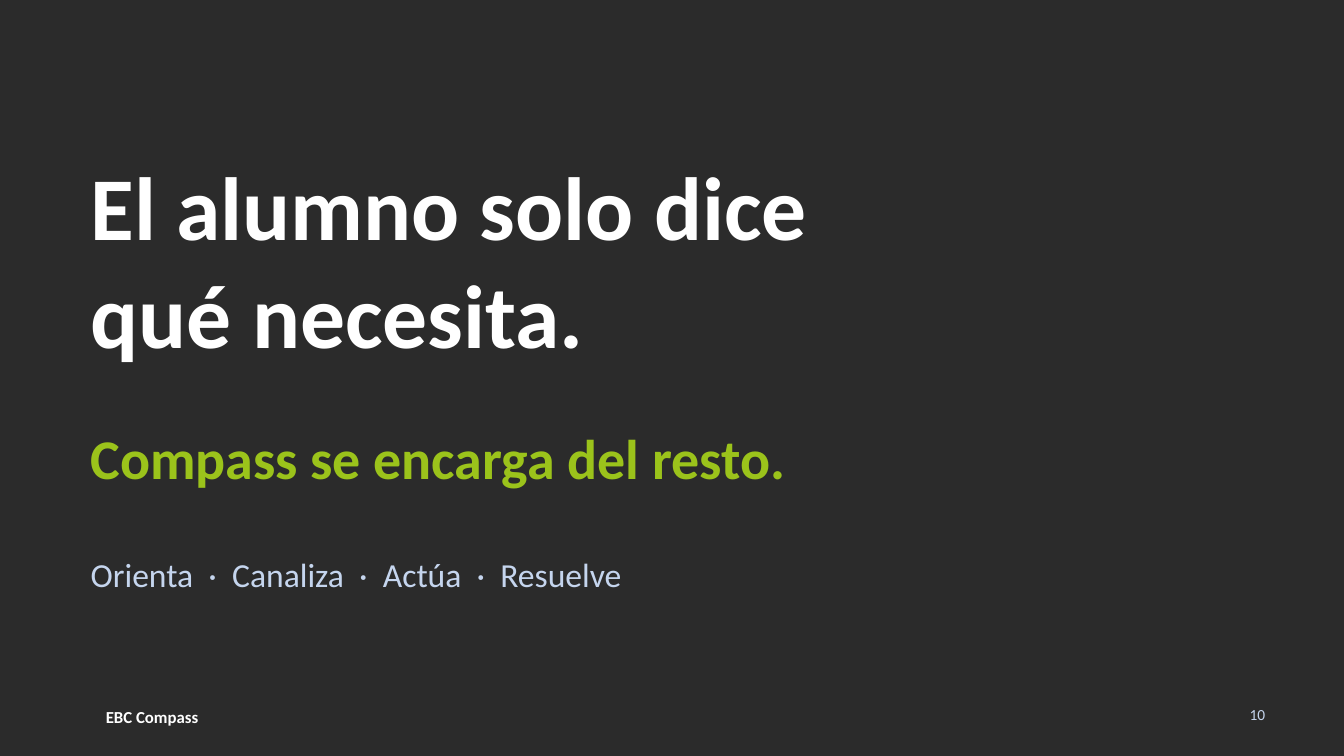
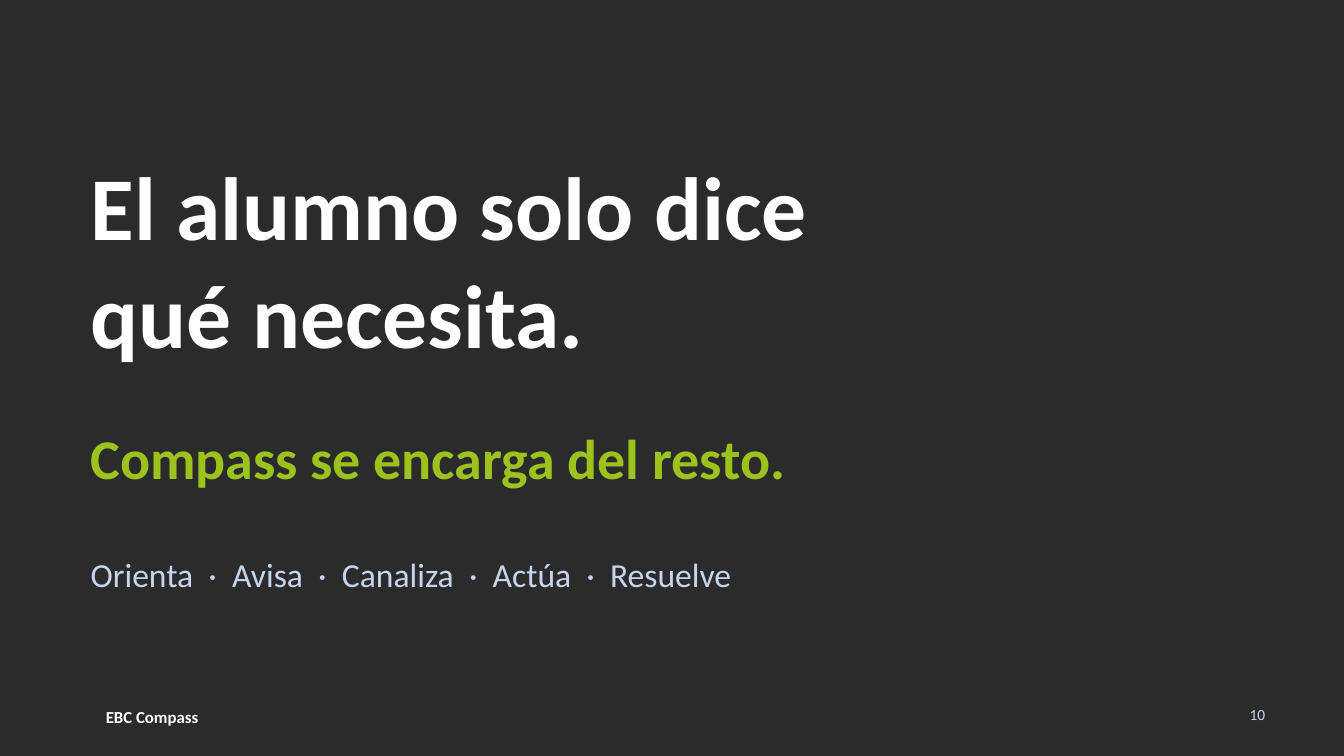
Before and after one commit to EBCoDivas/ebc-compass, a slide deck: slide 10 of docs/presentacion/EBC_Compass_Presentacion.pptx. Drawn at 1344x756 pixels with LibreOffice and Linux fonts; fonts in the diff are those of the drawing; background and template pictures are left out; a plain dark background stands for a picture behind light text. Boxes give left, top, right and bottom in pixels: in the first picture for what was removed or moved away, otherwise in the second. Text is boxed around its words. In the diff, an @@ line names an element or a change of style, - is before the commit and + after.

```diff
--- a/docs/presentacion/EBC_Compass_Presentacion.pptx
+++ b/docs/presentacion/EBC_Compass_Presentacion.pptx
@@ text at (91,563,731,588): text changed @@
-Orienta · Canaliza · Actúa · Resuelve
+Orienta · Avisa · Canaliza · Actúa · Resuelve
```
Also in this commit, not shown: 1 other slide changed, 1 other file.
